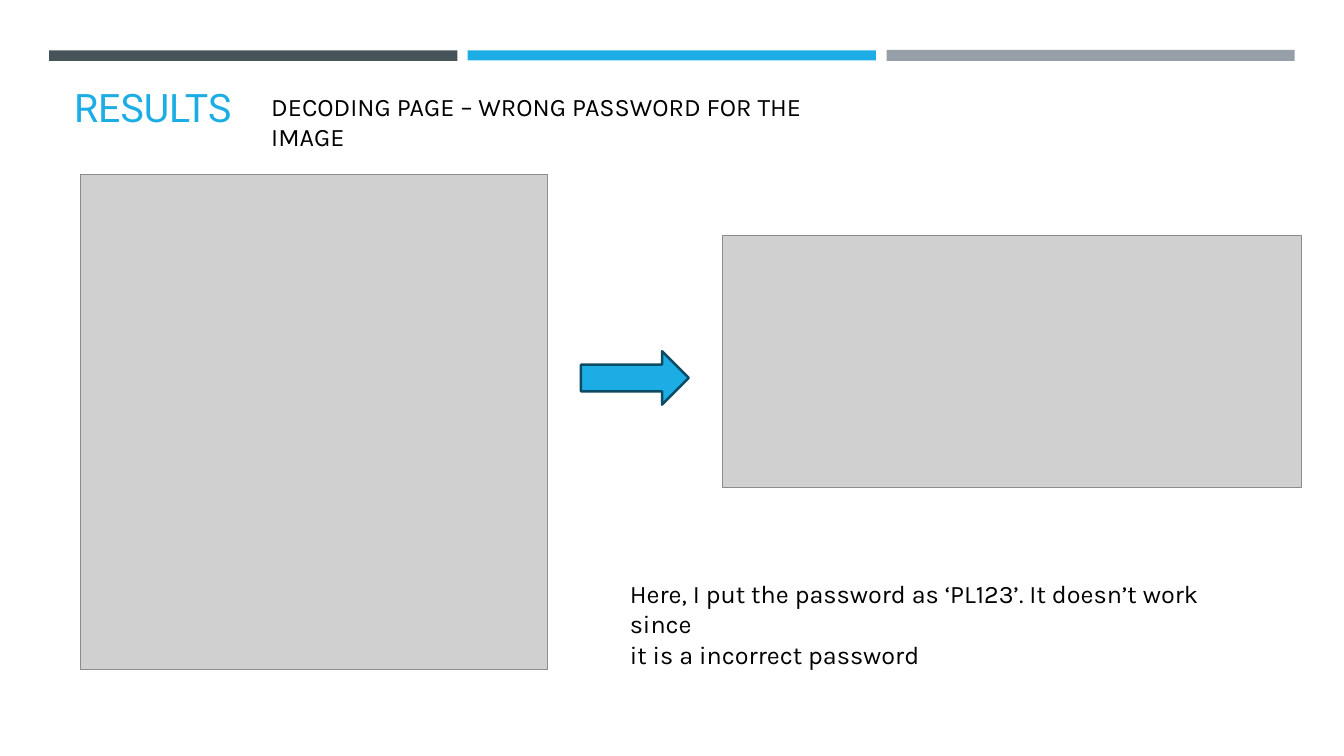
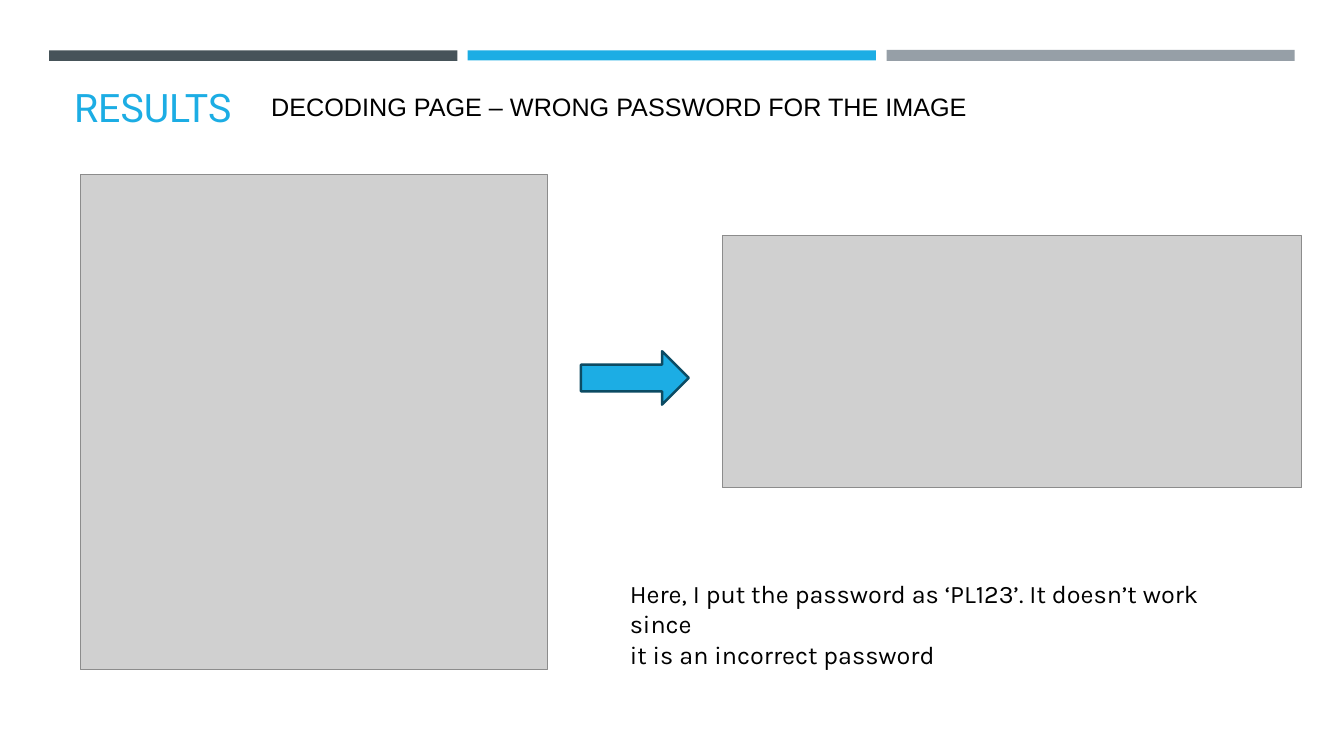
Before and after one commit to Karthik7375/Steganography, a slide deck: slide 14 of Karthik_Ganesh_Project.pptx. Drawn at 1344x756 pixels with LibreOffice and Linux fonts; fonts in the diff are those of the drawing; grey boxes stand for pictures; background and template pictures are left out. Boxes give left, top, right and bottom in pixels: in the first picture for what was removed or moved away, otherwise in the second. Text is boxed around its words. In the diff, an @@ line names an element or a change of style, - is before the commit and + after.

```diff
--- a/Karthik_Ganesh_Project.pptx
+++ b/Karthik_Ganesh_Project.pptx
@@ text "DECODING PAGE – WRONG PASSWORD ..." at (271,98,966,117): font Karla to Arial @@
@@ text at (630,646,934,670): text changed @@
-it is a incorrect password
+it is an incorrect password
```
